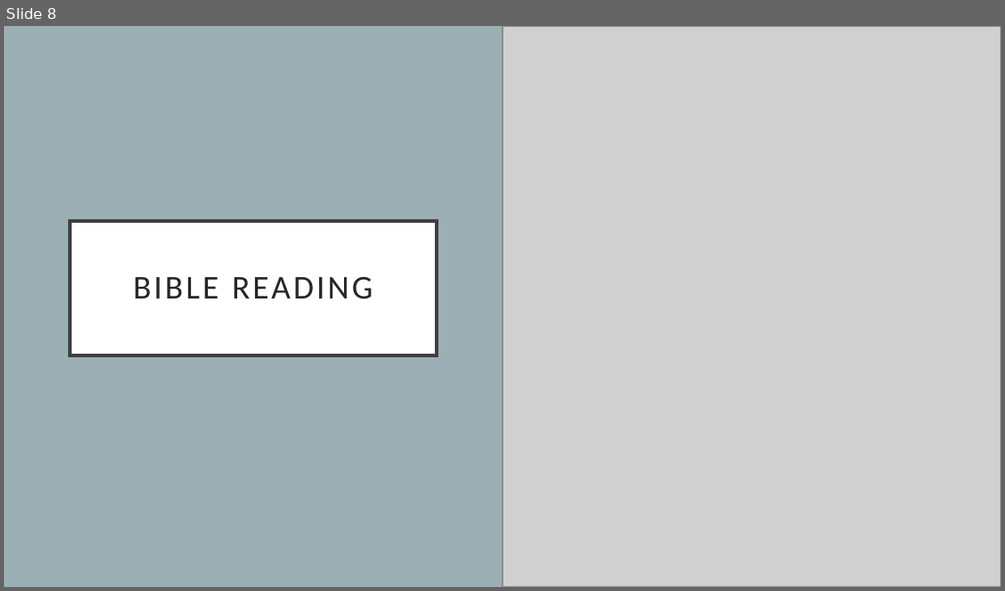
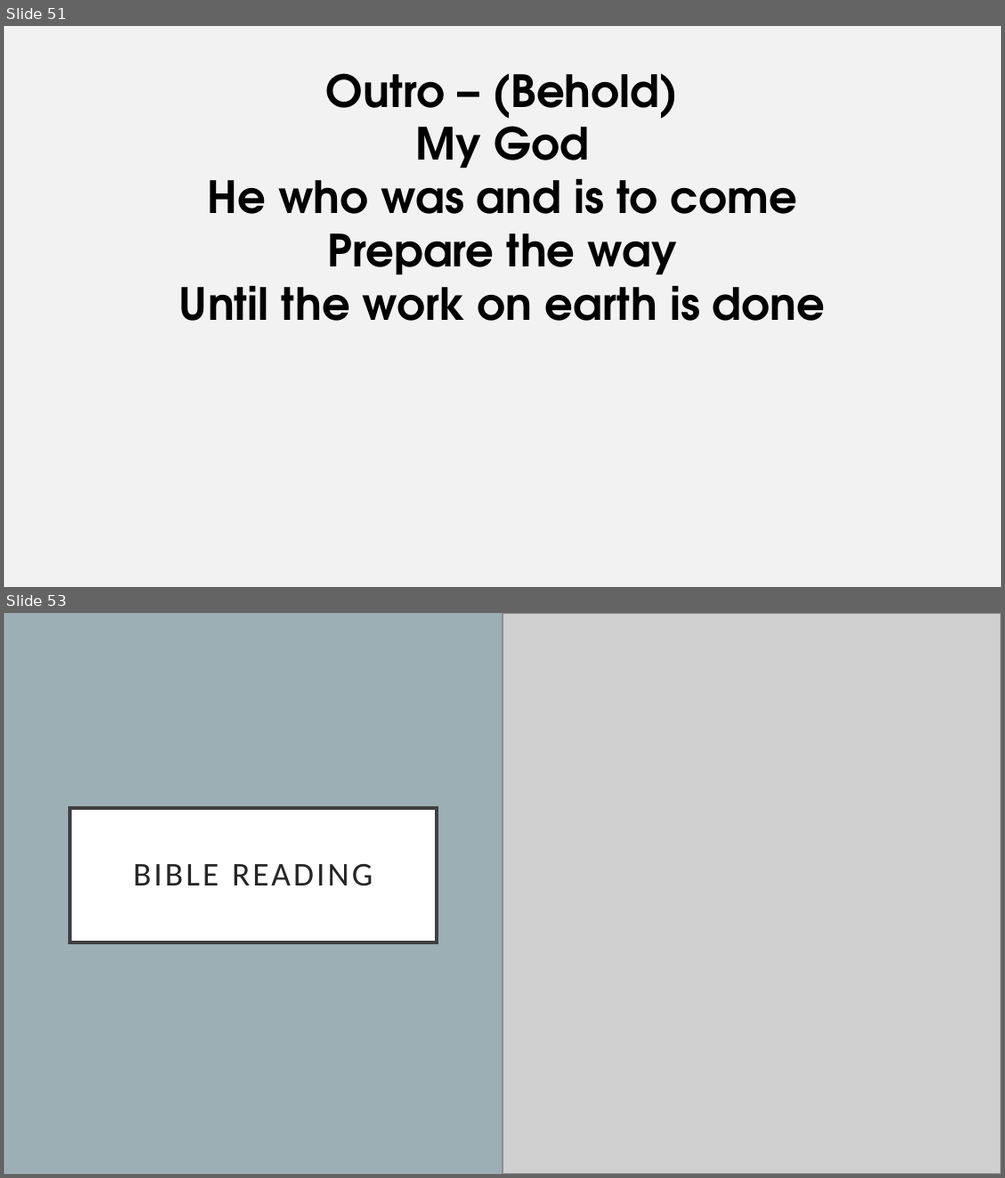
Before and after one commit to pangwuu/Weekly-powerpoint-maker, a slide deck: Slides/19_11_23.pptx. Shown one above the other, each under a label of ours: slide 8 before the commit, slides 51 and 53 after it; the slides between them are not shown. The pictures are 1005x591 and 1005x1178 pixels, drawn with LibreOffice and Linux fonts; fonts in the diff are those of the drawing; grey boxes stand for pictures. Boxes give left, top, right and bottom in pixels: in the first picture for what was removed or moved away, otherwise in the second. Text is boxed around its words. In the diff, an @@ line names an element or a change of style, - is before the commit and + after.

```diff
--- a/Slides/19_11_23.pptx
+++ b/Slides/19_11_23.pptx
@@ slide 51 added at (4, 26, 1001, 587), background #F2F2F2 @@
@@ subtitle added at (179, 73, 825, 321), 32 pt, text #000000, bold @@
+Outro – (Behold)
+My God
+He who was and is to come
+Prepare the way
+Until the work on earth is done
@@ what was slide 8 is now slide 53 @@
```
Also in this commit, not shown: 49 other slides added, 4 slides removed, 12 other files.
